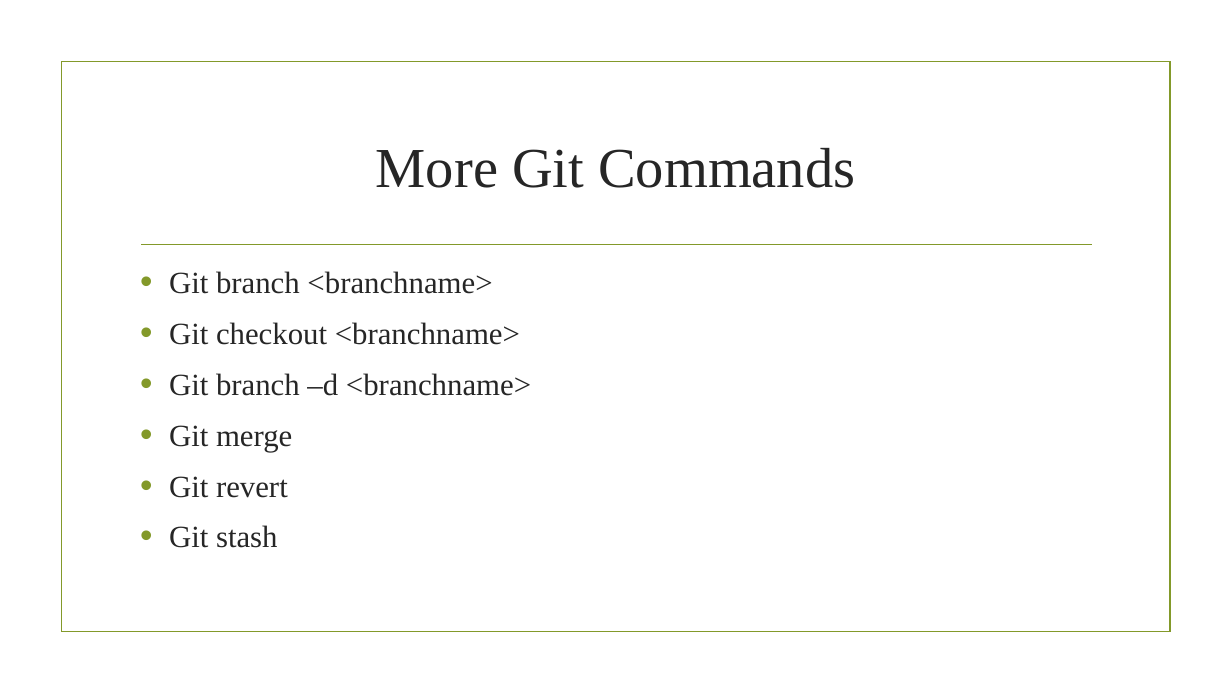
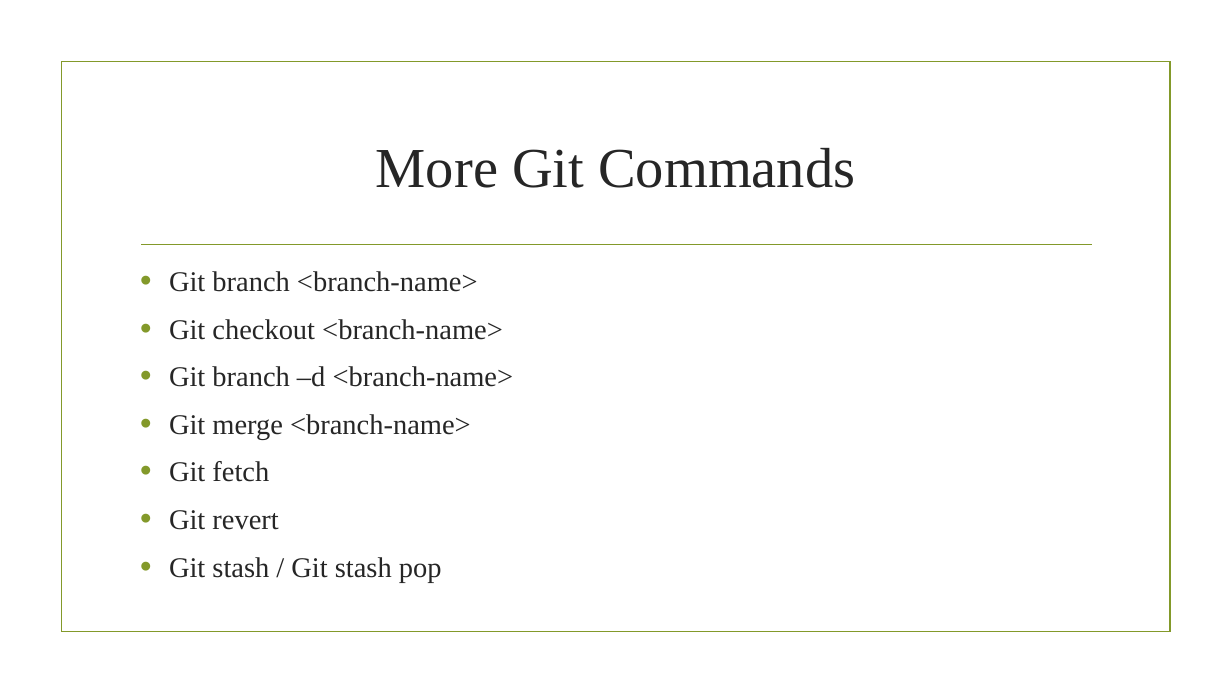
Before and after one commit to Rameshwar-Sarma/sumit, a slide deck: slide 15 of git.pptx. Drawn at 1232x693 pixels with LibreOffice and Linux fonts; fonts in the diff are those of the drawing; background and template pictures are left out. Boxes give left, top, right and bottom in pixels: in the first picture for what was removed or moved away, otherwise in the second. Text is boxed around its words. In the diff, an @@ line names an element or a change of style, - is before the commit and + after.

```diff
--- a/git.pptx
+++ b/git.pptx
@@ text at [169,271,514,482]: text changed; size 24 to 22.2 pt @@
-• Git branch <branchname>
-• Git checkout <branchname>
-• Git branch –d <branchname>
-• Git merge
+• Git branch <branch-name>
+• Git checkout <branch-name>
+• Git branch –d <branch-name>
+• Git merge <branch-name>
+• Git fetch
@@ text at [169,510,278,530]: size 24 to 22.2 pt in "Git revert" @@
@@ text at [169,557,442,583]: text changed; size 24 to 22.2 pt @@
-• Git stash
+• Git stash / Git stash pop
```
Also in this commit, not shown: 2 other slides changed.
